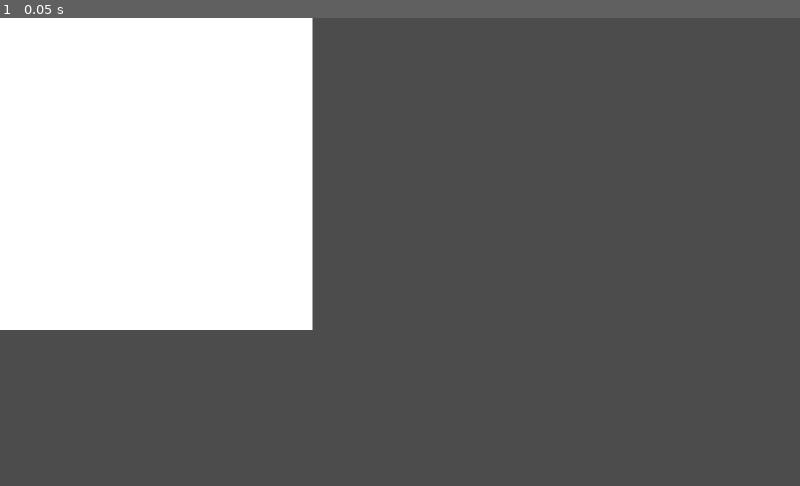
Above: before the commit, frame 1.
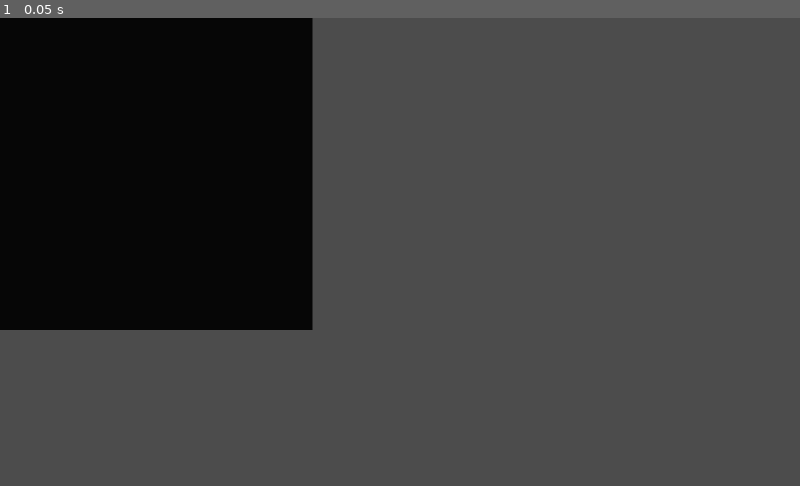
Above: after the commit, the same moment.

Repository: Pravalika0621/doom-fire-algorithm
Game: Godot game, scene res://Fire.tscn
Same seed, same stepped clock (60 frames per second), same inputs: the game is played once before the commit and once after it.
Inputs:
- Up to frame 1 (0.05 s): no input

The runs differ from the first frame. In frame 1, 26% of the frame differs, in the area x 0-40%, y 0-67%.

Commit message:
Add color palette

Diff:
--- a/playground/gdscript-doom-fire/core/Render.gd
+++ b/playground/gdscript-doom-fire/core/Render.gd
@@ -5,7 +5,13 @@
 export(int) var pixel_scale = 10
 export(float) var update_time = 1 / 10.0
 
-const COLORS = [Color.white, Color.black]
+const COLORS = [
+	Color(7, 7, 7), Color( 31,  7,  7), Color( 47, 15,  7), Color( 71, 15,  7), Color( 87, 23,  7), Color(103, 31,  7), Color(119, 31,  7), Color(143, 39,  7),
+	Color(159, 47,  7), Color(175, 63,  7), Color(191, 71,  7), Color(199, 71,  7), Color(223, 79,  7), Color(223, 87,  7), Color(223, 87,  7), Color(215, 95,  7),
+	Color(215, 95,  7), Color(215,103, 15), Color(207,111, 15), Color(207,119, 15), Color(207,127, 15), Color(207,135, 23), Color(199,135, 23), Color(199,143, 23),
+	Color(199,151, 31), Color(191,159, 31), Color(191,159, 31), Color(191,167, 39), Color(191,167, 39), Color(191,175, 47), Color(183,175, 47), Color(183,183, 47),
+	Color(183,183, 55), Color(207,207,111), Color(223,223,159), Color(239,239,199), Color(255,255,255)
+]
 
 var timer = Timer.new()
 
@@ -41,7 +47,8 @@
 	for x in range(img.get_width()):
 		for y in range(img.get_height()):
 			img.lock()
-			img.set_pixel(x, y, COLORS[target.get_pixel(Vector2(x, y))])
+			var col = COLORS[target.get_pixel(Vector2(x, y))]
+			img.set_pixel(x, y, Color(col.r / 255.0, col.g / 255.0, col.b / 255))
 			img.unlock()
 
 	var tex = ImageTexture.new()
